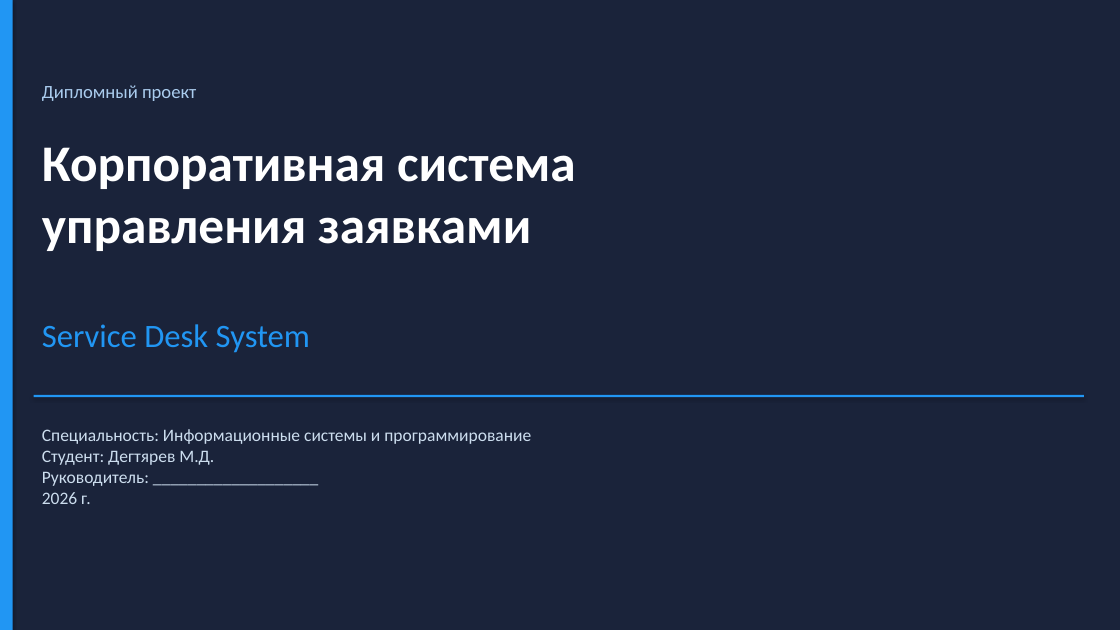
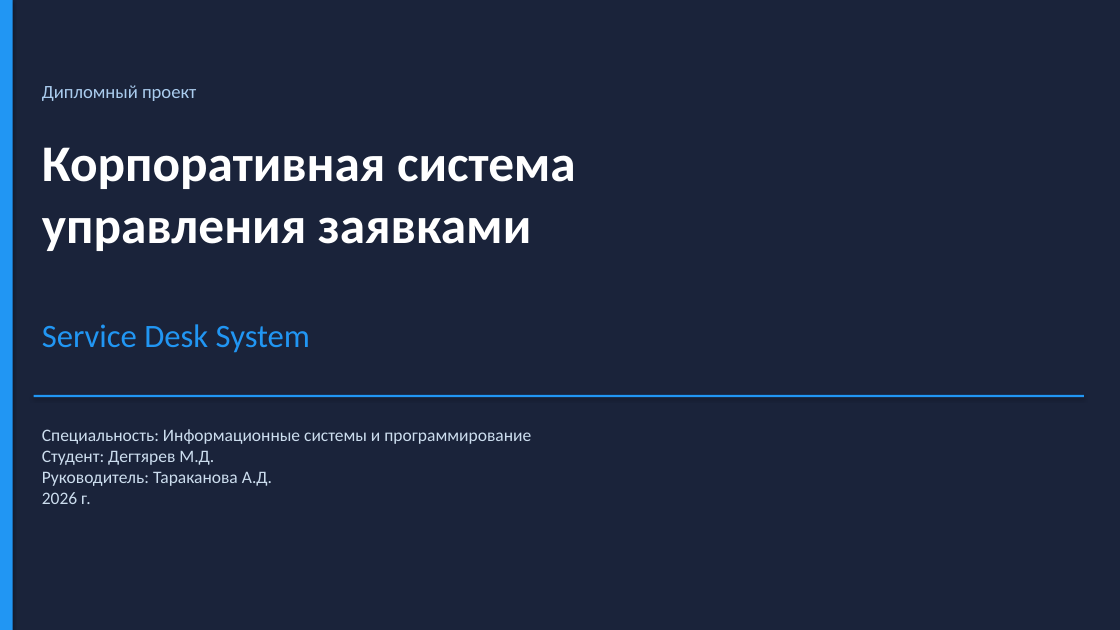
Before and after one commit to BoLshoiSvetKorol-del/service-desk, a slide deck: slide 1 of docs/diploma/Презентация_ServiceDesk.pptx. Drawn at 1120x630 pixels with LibreOffice and Linux fonts; fonts in the diff are those of the drawing. Boxes give left, top, right and bottom in pixels: in the first picture for what was removed or moved away, otherwise in the second. Text is boxed around its words. In the diff, an @@ line names an element or a change of style, - is before the commit and + after.

```diff
--- a/docs/diploma/Презентация_ServiceDesk.pptx
+++ b/docs/diploma/Презентация_ServiceDesk.pptx
@@ text at (x1=42, y1=429, x2=531, y2=504): text changed @@
-Специальность: Информационные системы и программирование
-Студент: Дегтярев М.Д.
-Руководитель: ___________________
-2026 г.
+Специальность: Информационные системы и программирование
+Студент: Дегтярев М.Д.
+Руководитель: Тараканова А.Д.
+2026 г.
```
Also in this commit, not shown: 3 other slides changed, 24 other files.
